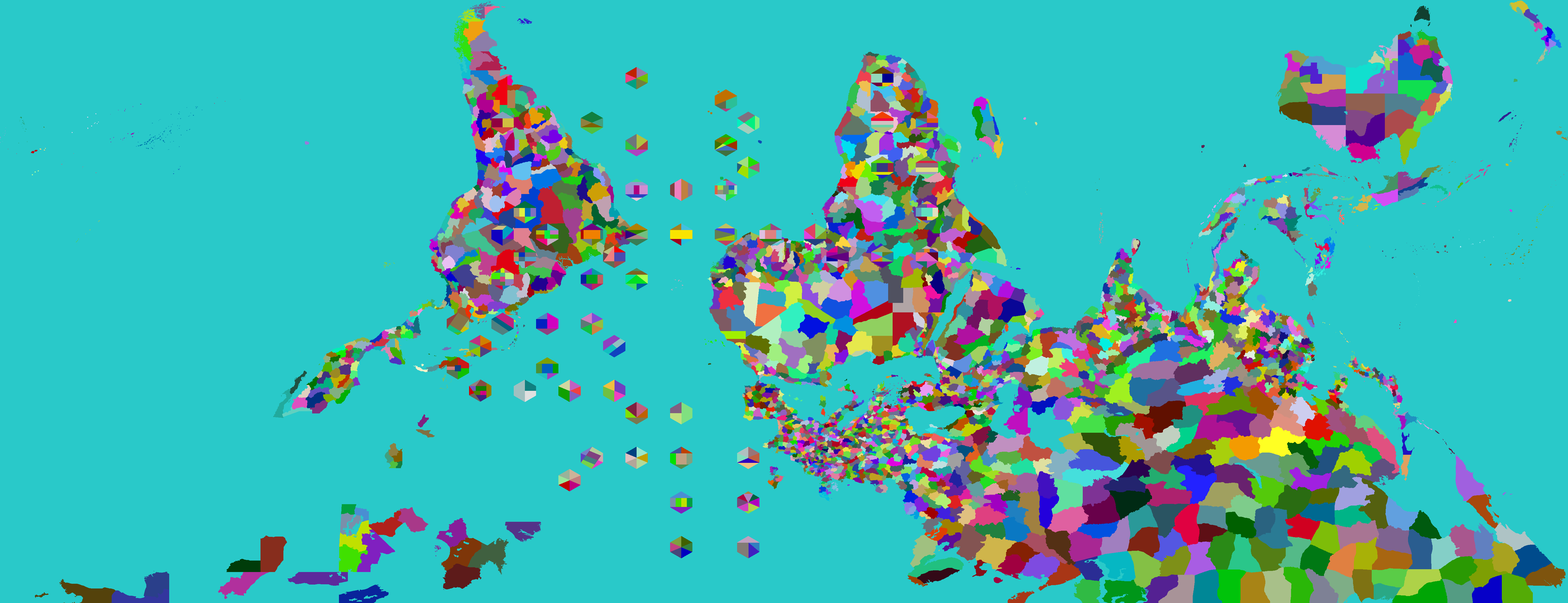
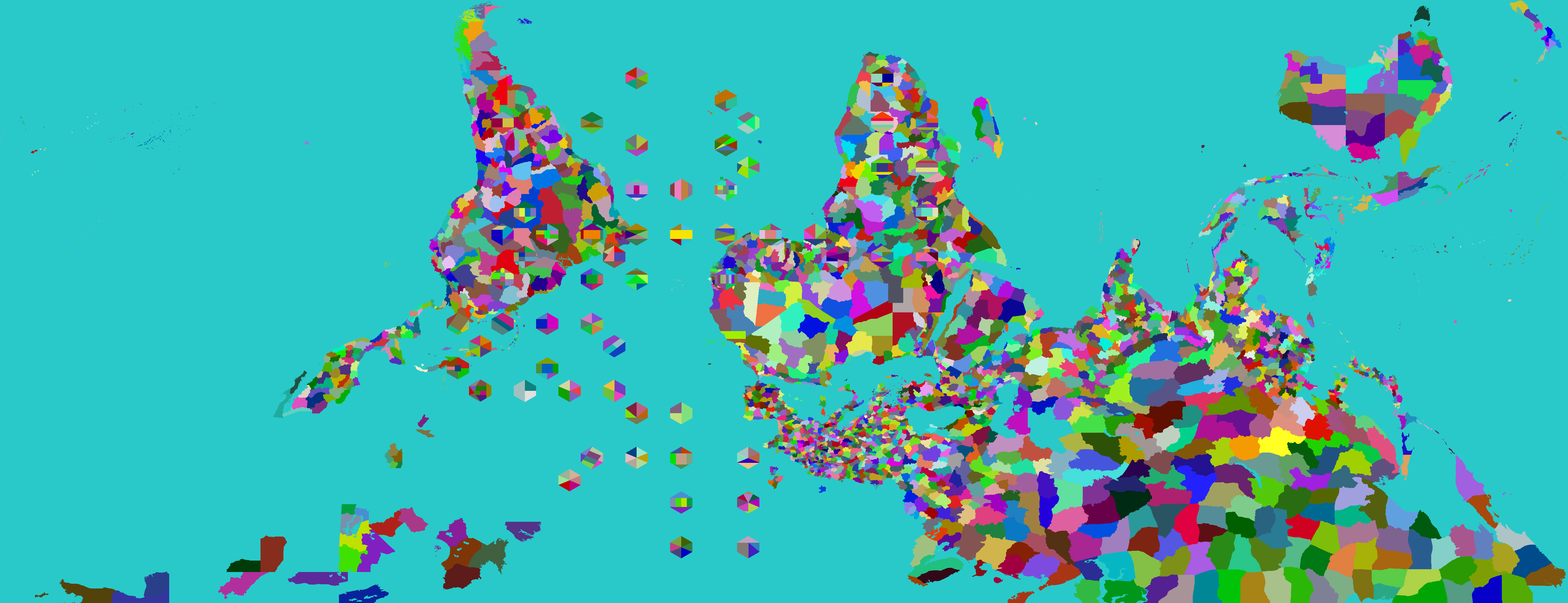
Two versions of the same layered image (w=1568, h=603). Layer-by-layer changes:
painted on "Provinces" over [714, 268, 889, 502]
